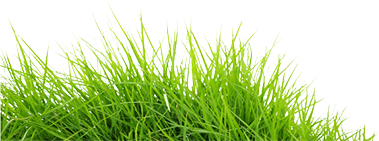
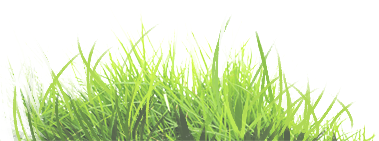
Layered file, before and after one edit (379 x 141). Changes by layer:
painted on "Layer 10" over [0, 1, 379, 141]
